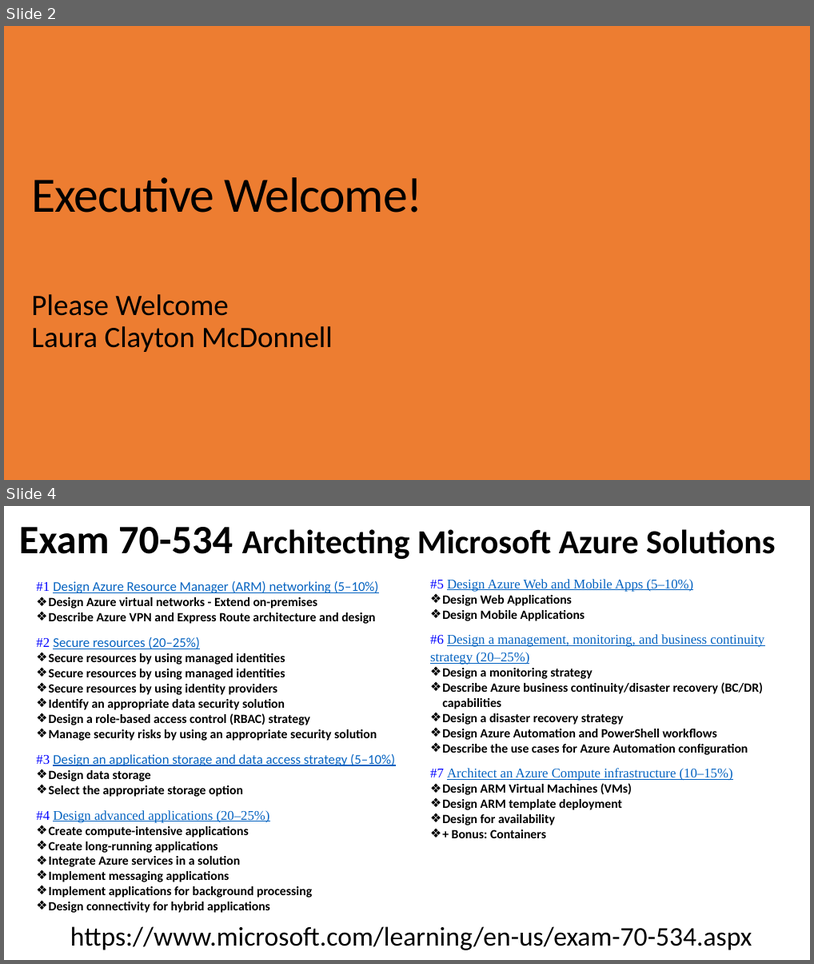
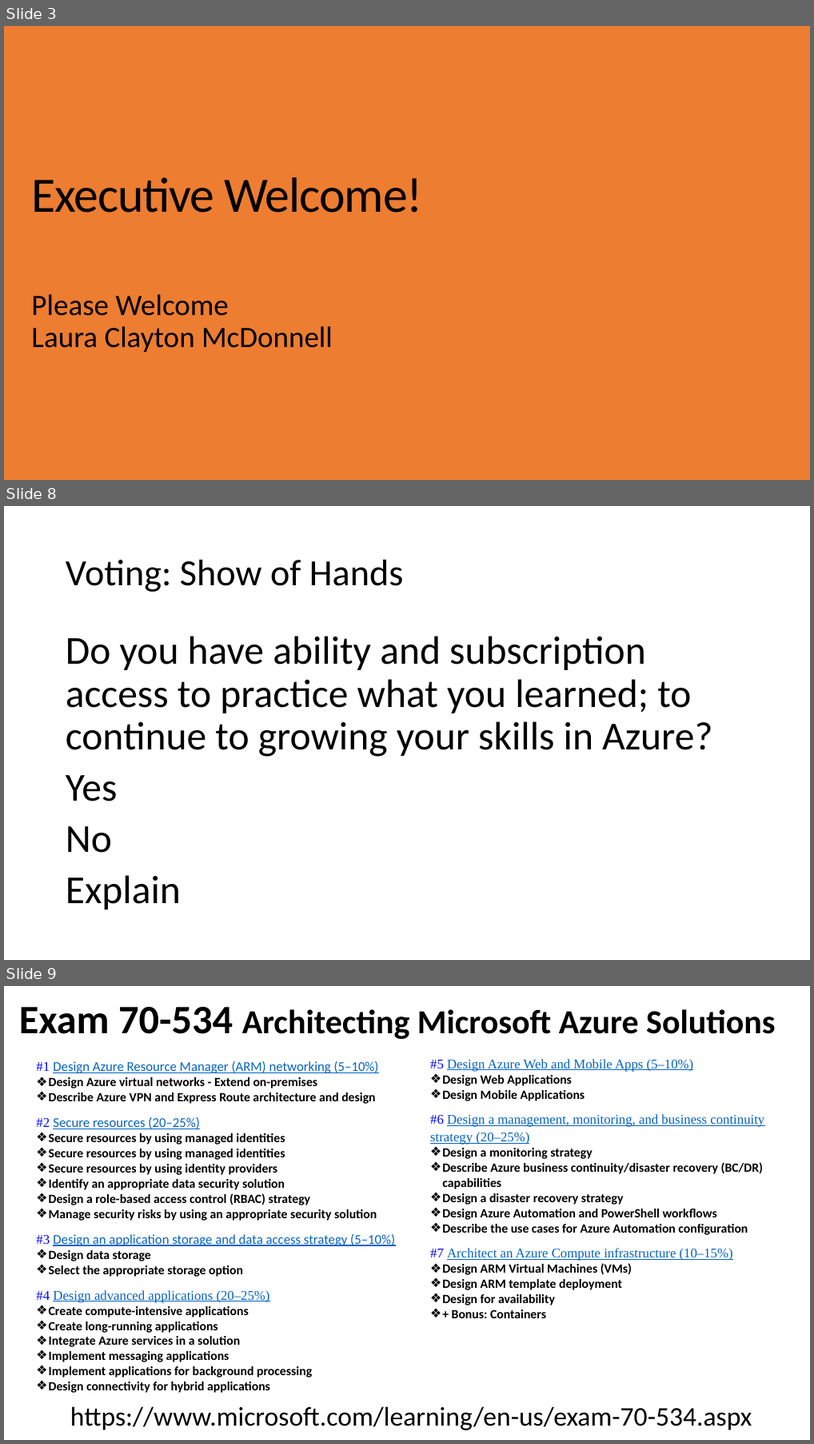
Before and after one commit to dstolts/70-534, a slide deck: Presentations/Opening-70-534-Certification-JumpStart-6-2017.pptx. Shown one above the other, each under a label of ours: slides 2 and 4 before the commit, slides 3, 8 and 9 after it; the slides between them are not shown. The pictures are 814x964 and 814x1444 pixels, drawn with LibreOffice and Linux fonts; fonts in the diff are those of the drawing; background and template pictures are left out. Boxes give left, top, right and bottom in pixels: in the first picture for what was removed or moved away, otherwise in the second. Text is boxed around its words. In the diff, an @@ line names an element or a change of style, - is before the commit and + after.

```diff
--- a/Presentations/Opening-70-534-Certification-JumpStart-6-2017.pptx
+++ b/Presentations/Opening-70-534-Certification-JumpStart-6-2017.pptx
@@ slide 8 added at box(4, 506, 810, 960), background #FFFFFF @@
@@ title added at box(66, 560, 403, 592), 44 pt, text #000000 @@
+Voting: Show of Hands
@@ text added at box(66, 636, 713, 909), 47.2 pt, text #000000 @@
+Do you have ability and subscription access to practice what you learned; to continue to growing your skills in Azure?
+Yes
+No
+Explain
@@ what was slide 2 is now slide 3 @@
@@ what was slide 4 is now slide 9 @@
```
Also in this commit, not shown: 1 slide changed, 5 other slides added, 3 other files.
